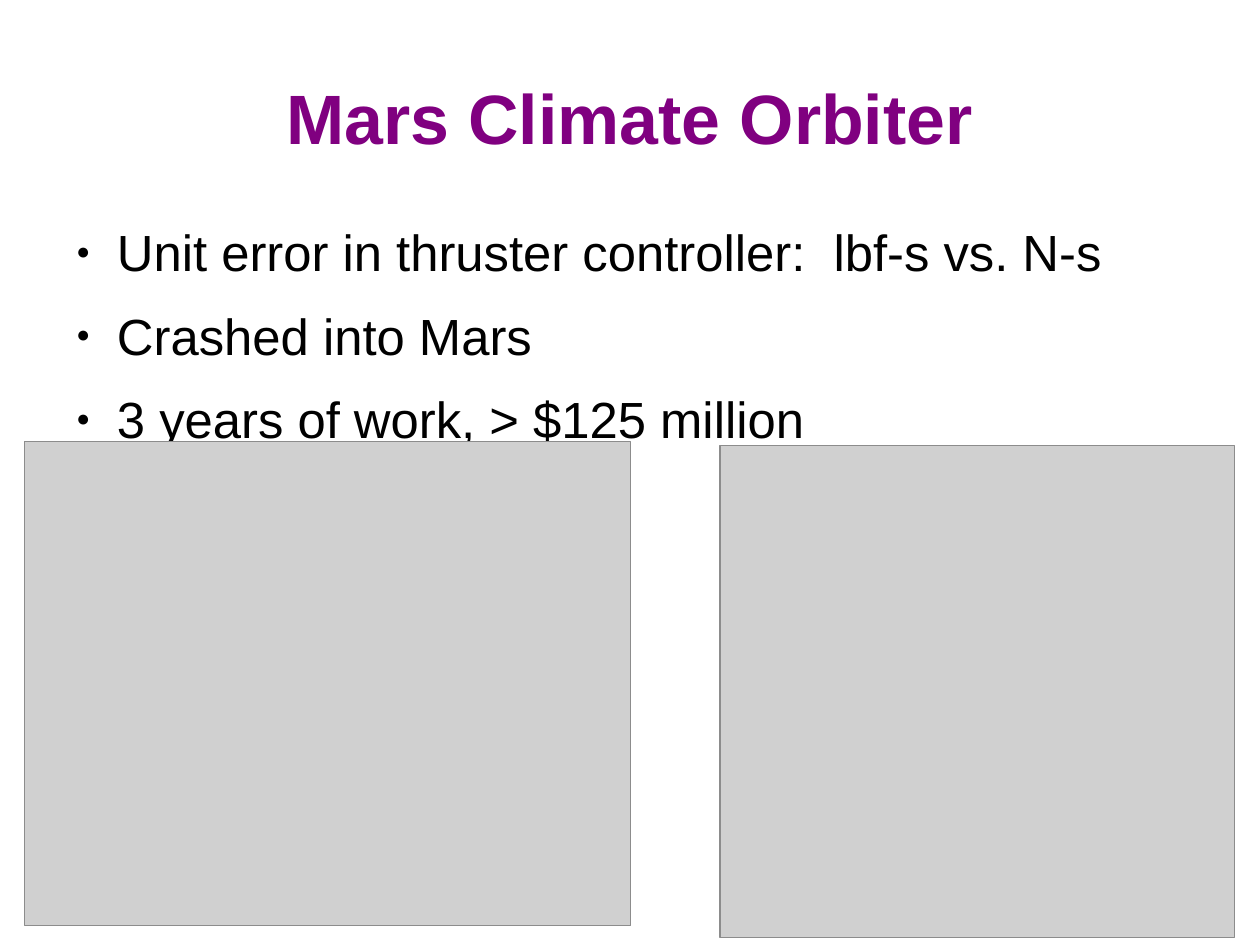
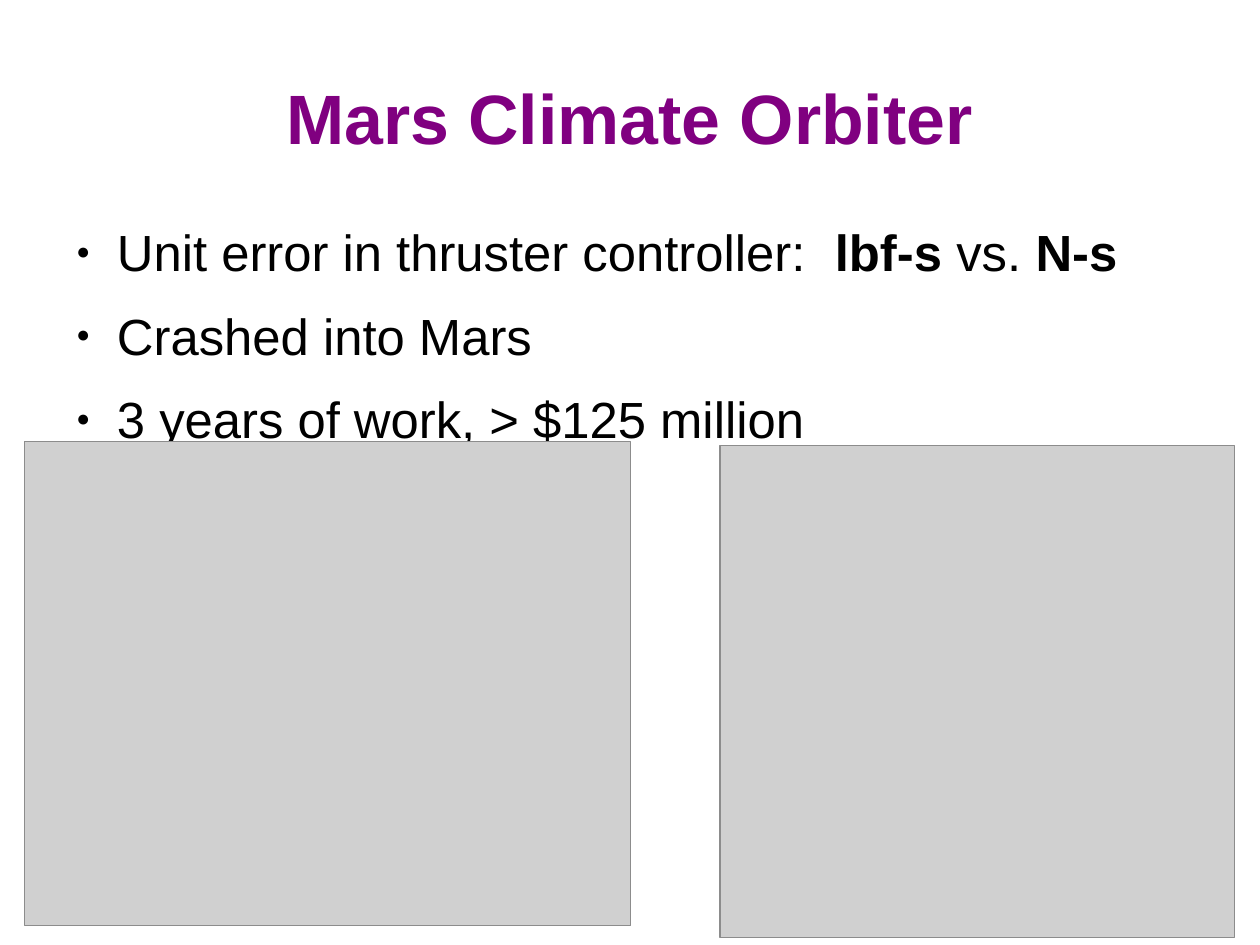
Before and after one commit to typetools/checker-framework.demos, a slide deck: slide 7 of presentations/2013-JavaOne/cf-demo-slides.odp. Drawn at 1260x945 pixels with LibreOffice and Linux fonts; fonts in the diff are those of the drawing; grey boxes stand for pictures. Boxes give left, top, right and bottom in pixels: in the first picture for what was removed or moved away, otherwise in the second. Text is boxed around its words. In the diff, an @@ line names an element or a change of style, - is before the commit and + after.

```diff
--- a/presentations/2013-JavaOne/cf-demo-slides.odp
+++ b/presentations/2013-JavaOne/cf-demo-slides.odp
@@ text at bbox=[117, 234, 1118, 272]: bold on in "lbf-s N-s" @@
```
Also in this commit, not shown: 2 other slides changed, 1 other file.
